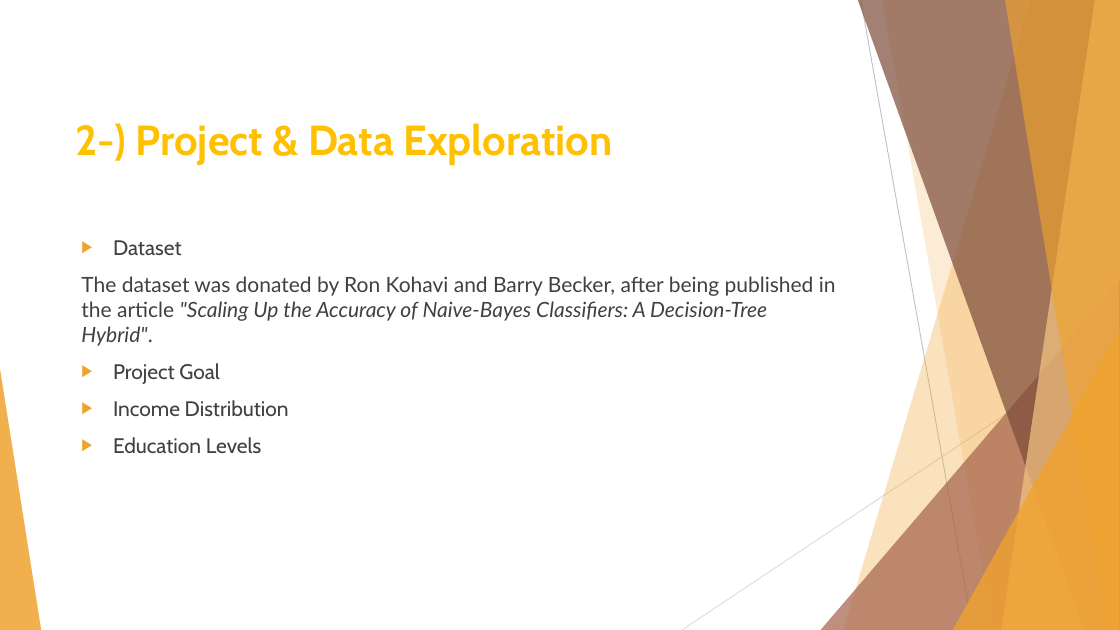
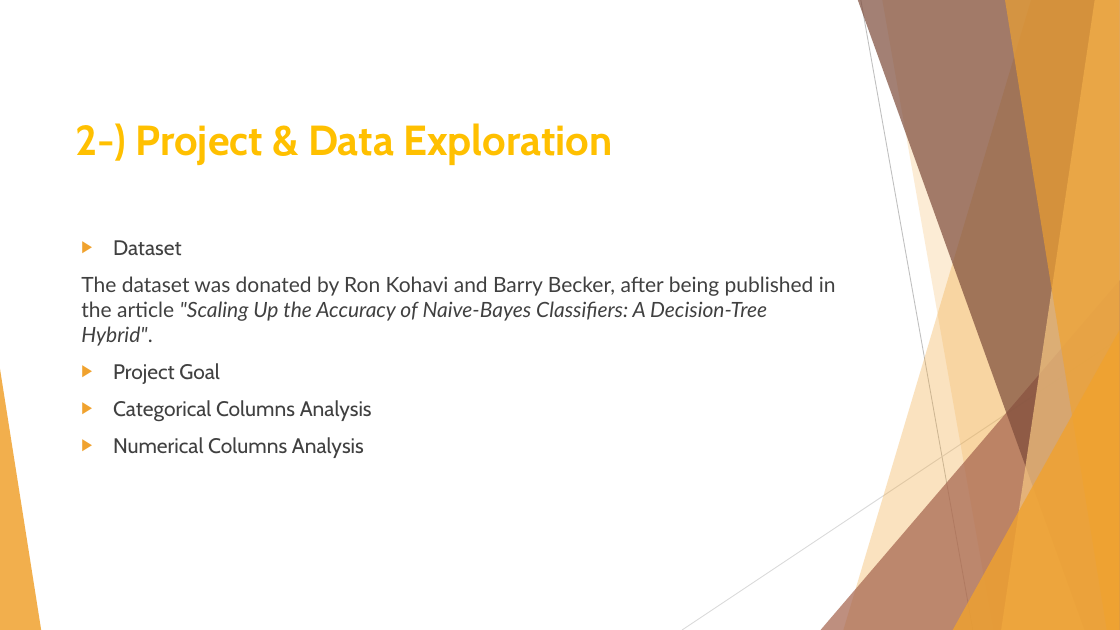
Before and after one commit to badicev/finding_donors, a slide deck: slide 5 of MLCharity-BaşakDilaraÇevik.pptx. Drawn at 1120x630 pixels with LibreOffice and Linux fonts; fonts in the diff are those of the drawing. Boxes give left, top, right and bottom in pixels: in the first picture for what was removed or moved away, otherwise in the second. Text is boxed around its words. In the diff, an @@ line names an element or a change of style, - is before the commit and + after.

```diff
--- a/MLCharity-BaşakDilaraÇevik.pptx
+++ b/MLCharity-BaşakDilaraÇevik.pptx
@@ text at <box>113,400,372,458</box>: text changed @@
-▶ Income Distribution
-▶ Education Levels
+▶ Categorical Columns Analysis
+▶ Numerical Columns Analysis
```
Also in this commit, not shown: 7 other slides changed, 13 slides added, 4 slides removed, 41 other files.
